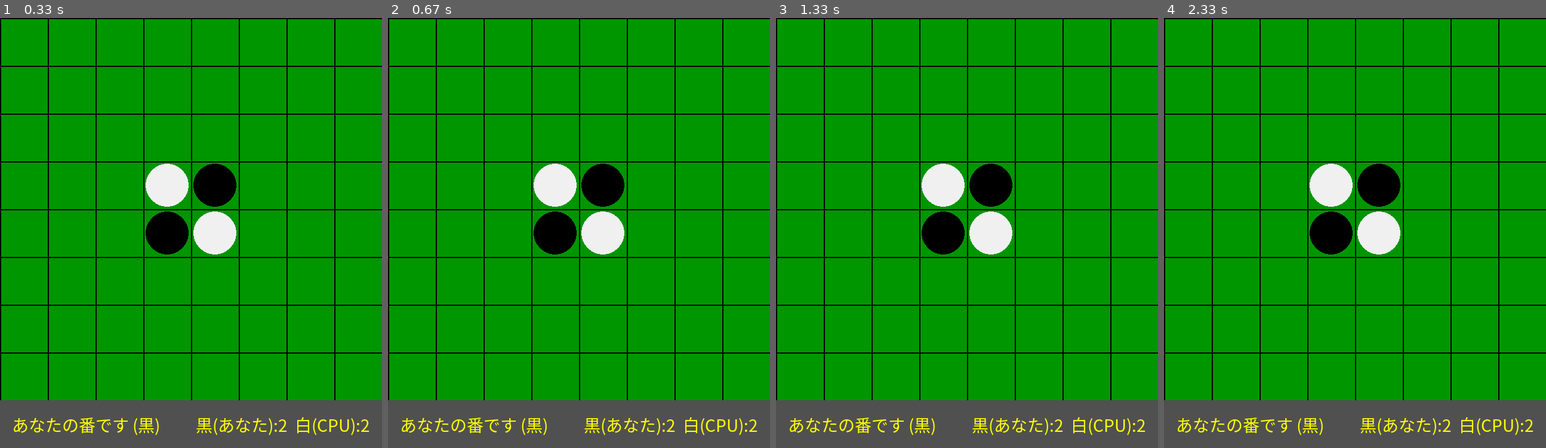
Above: before the commit, frames 1-4 (left to right).
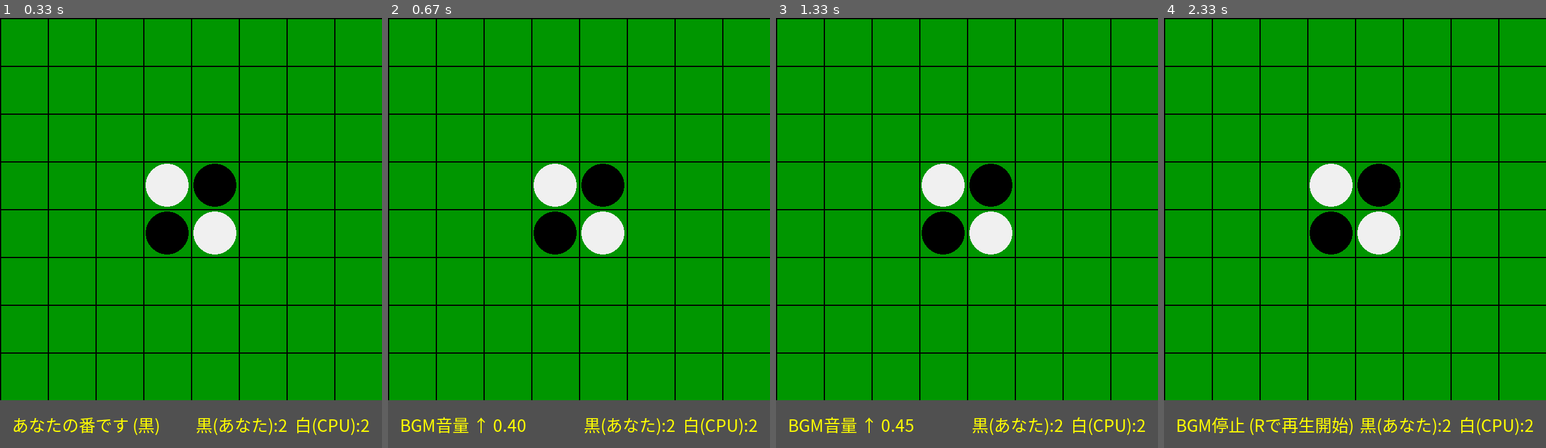
Above: after the commit, the same moments.

Repository: c0a2429118/ProjExD_Group14
Game: pygame game, started from osero.py
Same seed, same stepped clock (60 frames per second), same inputs: the game is played once before the commit and once after it.
Inputs:
- Up to frame 1 (0.33 s): no input
- Up to frame 2 (0.67 s): hold M from 0.33 s (still down); hold Up from 0.33 s (still down)
- Up to frame 3 (1.33 s): release M at 0.8 s; release Up at 0.8 s; hold E 0.83-1.3 s; hold Up 0.83-1.3 s
- Up to frame 4 (2.33 s): hold R 1.33-1.8 s; hold Up 1.33-1.8 s; hold M 1.83-2.3 s; hold Up 1.83-2.3 s; tap S at 1.98 s

Frame 1 is identical in both runs. In frame 2, 0.7% of the frame differs, in the area x 3-42%, y 92-98%; in frame 3, 0.7%; in frame 4, 0.8%, in the area x 3-50%, y 92-98%.

Commit message:
追加機能４完成

Diff:
--- a/osero.py
+++ b/osero.py
@@ -2,6 +2,10 @@
 import sys
 import time
 import random
+import os
+
+# --- 作業ディレクトリをこのファイルの場所に ---
+os.chdir(os.path.dirname(os.path.abspath(__file__)))
 
 # --- 定数 ---
 WIDTH, HEIGHT = 640, 640
@@ -12,21 +16,40 @@
 GRAY = (80, 80, 80)
 FONT_COLOR = (255, 255, 0)
 
-# --- プレイヤー定数 ---
 EMPTY = 0
 PLAYER_BLACK = 1
 PLAYER_WHITE = 2  # CPU
+
+# --- サウンド初期化＆読み込み（スライド準拠） ---
+pygame.mixer.init()
+BGM_PATH = "クリームパンに見えるなぁ.mp3"
+SND_PUT_PATH = "オセロ・コマ01.mp3"
+SND_MAX_MS = 400  # 効果音が長すぎる場合の上限（スライドのmaxtimeの実演）
+
+# BGM
+try:
+    pygame.mixer.music.load(BGM_PATH)
+    pygame.mixer.music.set_volume(0.35)
+    pygame.mixer.music.play(loops=-1)   # ← loops=-1で無限ループ（スライド準拠）
+except Exception as e:
+    print(f"[WARN] BGM 読み込み/再生に失敗: {e}")
+
+# 効果音
+snd_put = None
+try:
+    snd_put = pygame.mixer.Sound(SND_PUT_PATH)
+    snd_put.set_volume(0.7)
+except Exception as e:
+    print(f"[WARN] 効果音 読み込み失敗: {e}")
 
 pygame.init()
 screen = pygame.display.set_mode((WIDTH, HEIGHT + 80))
 pygame.display.set_caption("オセロ (プレイヤー vs CPU)")
 try:
-    # ### 修正点①: 文字サイズを小さく変更 ###
-    font = pygame.font.SysFont("MS Gothic", 28) # 36から28へ
+    font = pygame.font.SysFont("MS Gothic", 28)
 except pygame.error:
-    font = pygame.font.Font(None, 28) # こちらも合わせて小さく
-
-# --- Othello盤のロジックを管理するクラス ---
+    font = pygame.font.Font(None, 28)
+
 class Board:
     def __init__(self):
         self.grid = [[EMPTY] * 8 for _ in range(8)]
@@ -38,16 +61,16 @@
     def is_valid_move(self, x, y, player):
         if not (0 <= x < 8 and 0 <= y < 8) or self.grid[y][x] != EMPTY:
             return False
-
         opponent = PLAYER_WHITE if player == PLAYER_BLACK else PLAYER_BLACK
-
         for dx, dy in [(-1,-1),(-1,0),(-1,1),(0,-1),(0,1),(1,-1),(1,0),(1,1)]:
             nx, ny = x + dx, y + dy
             if (0 <= nx < 8 and 0 <= ny < 8) and self.grid[ny][nx] == opponent:
                 while 0 <= nx < 8 and 0 <= ny < 8:
                     nx += dx; ny += dy
-                    if not (0 <= nx < 8 and 0 <= ny < 8) or self.grid[ny][nx] == EMPTY: break
-                    if self.grid[ny][nx] == player: return True
+                    if not (0 <= nx < 8 and 0 <= ny < 8) or self.grid[ny][nx] == EMPTY:
+                        break
+                    if self.grid[ny][nx] == player:
+                        return True
         return False
 
     def get_valid_moves(self, player):
@@ -56,10 +79,10 @@
     def place_stone(self, x, y, player):
         if not self.is_valid_move(x, y, player):
             return
-
         self.grid[y][x] = player
         opponent = PLAYER_WHITE if player == PLAYER_BLACK else PLAYER_BLACK
 
+        flipped_total = 0
         for dx, dy in [(-1,-1),(-1,0),(-1,1),(0,-1),(0,1),(1,-1),(1,0),(1,1)]:
             nx, ny = x + dx, y + dy
             stones_to_flip = []
@@ -69,24 +92,64 @@
             if (0 <= nx < 8 and 0 <= ny < 8) and self.grid[ny][nx] == player:
                 for fx, fy in stones_to_flip:
                     self.grid[fy][fx] = player
+                flipped_total += len(stones_to_flip)
+
+        # 効果音（スライドの書式：snd.play(maxtime=最大ミリ秒)）
+        try:
+            if flipped_total > 0 and snd_put is not None:
+                snd_put.play(maxtime=SND_MAX_MS)
+        except Exception as e:
+            print(f"[WARN] 効果音再生に失敗: {e}")
 
     def count_stones(self):
         return sum(r.count(PLAYER_BLACK) for r in self.grid), sum(r.count(PLAYER_WHITE) for r in self.grid)
 
-# --- ゲーム全体の進行と描画を管理するクラス ---
 class Game:
     def __init__(self):
         self.board = Board()
         self.current_player = PLAYER_BLACK
         self.game_over = False
         self.message = "あなたの番です (黒)"
+        self.paused = False  # BGMの一時停止状態
 
     def run(self):
         clock = pygame.time.Clock()
         while True:
             for event in pygame.event.get():
                 if event.type == pygame.QUIT:
+                    pygame.mixer.music.stop()
                     pygame.quit(); sys.exit()
+
+                # --- 追加：スライドの操作確認に便利なホットキー ---
+                if event.type == pygame.KEYDOWN:
+                    if event.key == pygame.K_m:  # Pause/Unpause
+                        if not self.paused:
+                            pygame.mixer.music.pause()
+                            self.paused = True
+                            self.message = "BGM一時停止 (Mで再開)"
+                        else:
+                            pygame.mixer.music.unpause()
+                            self.paused = False
+                            self.message = "BGM再開"
+                    elif event.key == pygame.K_s:  # Stop
+                        pygame.mixer.music.stop()
+                        self.paused = False
+                        self.message = "BGM停止 (Rで再生開始)"
+                    elif event.key == pygame.K_r:  # Restart
+                        pygame.mixer.music.play(loops=-1)
+                        self.paused = False
+                        self.message = "BGM再生開始"
+                    elif event.key == pygame.K_UP:  # Volume up
+                        vol = min(1.0, pygame.mixer.music.get_volume() + 0.05)
+                        pygame.mixer.music.set_volume(vol)
+                        self.message = f"BGM音量 ↑ {vol:.2f}"
+                    elif event.key == pygame.K_DOWN:  # Volume down
+                        vol = max(0.0, pygame.mixer.music.get_volume() - 0.05)
+                        pygame.mixer.music.set_volume(vol)
+                        self.message = f"BGM音量 ↓ {vol:.2f}"
+                    elif event.key == pygame.K_e:  # SE test
+                        if snd_put:
+                            snd_put.play(maxtime=SND_MAX_MS)
 
                 if self.current_player == PLAYER_BLACK and not self.game_over:
                     if event.type == pygame.MOUSEBUTTONDOWN:
@@ -95,8 +158,7 @@
                             self.board.place_stone(x, y, PLAYER_BLACK)
                             self.current_player = PLAYER_WHITE
                             self.message = "CPUの番です (白)"
-                            self.draw()
-                            pygame.display.flip()
+                            self.draw(); pygame.display.flip()
                             self.check_game_flow()
 
             if self.current_player == PLAYER_WHITE and not self.game_over:
@@ -112,30 +174,22 @@
         valid_moves = self.board.get_valid_moves(PLAYER_WHITE)
         if not valid_moves:
             return
-
-        best_move = None
-        max_flips = -1
-
+        best_move, max_flips = None, -1
         for move in valid_moves:
             temp_board = [row[:] for row in self.board.grid]
-            opponent = PLAYER_BLACK
             flips = 0
             for dx, dy in [(-1,-1),(-1,0),(-1,1),(0,-1),(0,1),(1,-1),(1,0),(1,1)]:
                 nx, ny = move[0] + dx, move[1] + dy
                 stones_to_flip = []
-                while (0 <= nx < 8 and 0 <= ny < 8) and temp_board[ny][nx] == opponent:
+                while (0 <= nx < 8 and 0 <= ny < 8) and temp_board[ny][nx] == PLAYER_BLACK:
                     stones_to_flip.append((nx, ny))
                     nx += dx; ny += dy
                 if (0 <= nx < 8 and 0 <= ny < 8) and temp_board[ny][nx] == PLAYER_WHITE:
                     flips += len(stones_to_flip)
-
             if flips > max_flips:
-                max_flips = flips
-                best_move = move
-
+                max_flips, best_move = flips, move
         if best_move:
             self.board.place_stone(best_move[0], best_move[1], PLAYER_WHITE)
-
         self.current_player = PLAYER_BLACK
         self.message = "あなたの番です (黒)"
 
@@ -147,8 +201,7 @@
                 self.end_game()
             else:
                 self.message = f"{'あなた' if self.current_player == PLAYER_BLACK else 'CPU'}はパスしました"
-                self.draw()
-                pygame.display.flip()
+                self.draw(); pygame.display.flip()
                 pygame.time.wait(1000)
                 self.current_player = opponent
 
@@ -156,37 +209,35 @@
         b, w = self.board.count_stones()
         winner = "あなたの勝ち" if b > w else "CPUの勝ち" if w > b else "引き分け"
         self.message = f"ゲーム終了！ {winner} ({b}-{w})"
+        try:
+            pygame.mixer.music.stop()   # ← スライドの stop
+        except Exception:
+            pass
 
     def draw(self):
         screen.fill(GREEN)
         for i in range(9):
             pygame.draw.line(screen, BLACK, (i*CELL_SIZE,0), (i*CELL_SIZE,HEIGHT), 2)
             pygame.draw.line(screen, BLACK, (0,i*CELL_SIZE), (WIDTH,i*CELL_SIZE), 2)
-
         for y in range(8):
             for x in range(8):
                 if self.board.grid[y][x] != EMPTY:
                     color = BLACK if self.board.grid[y][x] == PLAYER_BLACK else WHITE
                     pygame.draw.circle(screen, color, (x*CELL_SIZE+CELL_SIZE//2, y*CELL_SIZE+CELL_SIZE//2), CELL_SIZE//2-4)
 
-        # ### 修正点②: UIテキストの描画方法を改善 ###
-        # 下部UIバーの領域を定義
         ui_bar_rect = pygame.Rect(0, HEIGHT, WIDTH, 80)
         pygame.draw.rect(screen, GRAY, ui_bar_rect)
 
-        # メッセージを左寄せで表示
         message_surf = font.render(self.message, True, FONT_COLOR)
         message_rect = message_surf.get_rect(centery=ui_bar_rect.centery, left=20)
         screen.blit(message_surf, message_rect)
 
-        # スコアを右寄せで表示
         b, w = self.board.count_stones()
         score_text = f"黒(あなた):{b}  白(CPU):{w}"
         score_surf = font.render(score_text, True, FONT_COLOR)
         score_rect = score_surf.get_rect(centery=ui_bar_rect.centery, right=WIDTH - 20)
         screen.blit(score_surf, score_rect)
 
-
 if __name__ == "__main__":
     game = Game()
     game.run()
